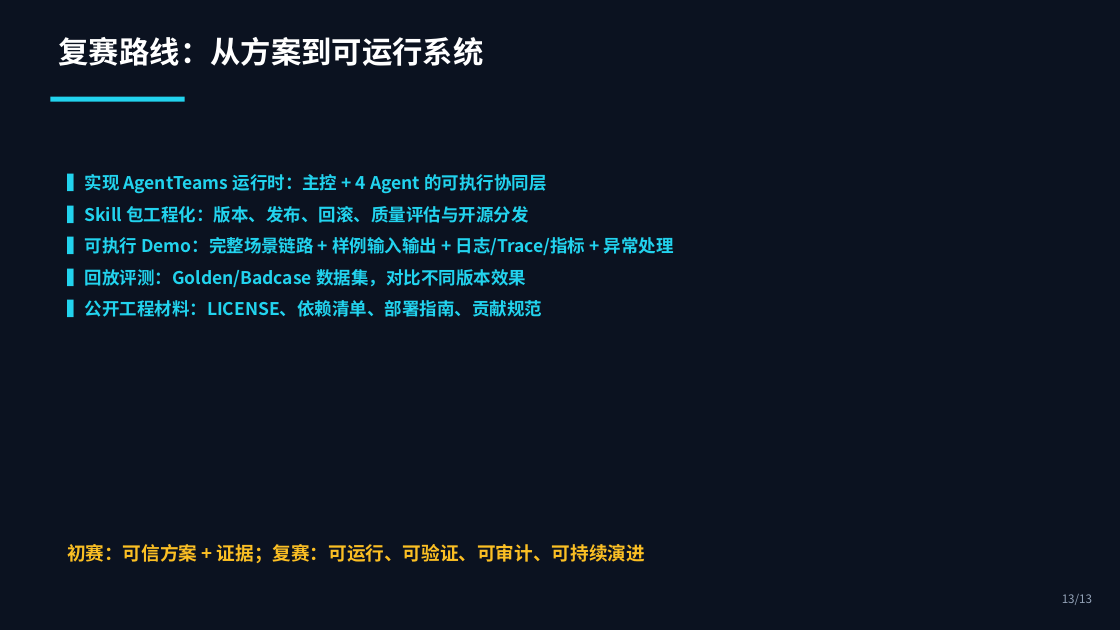
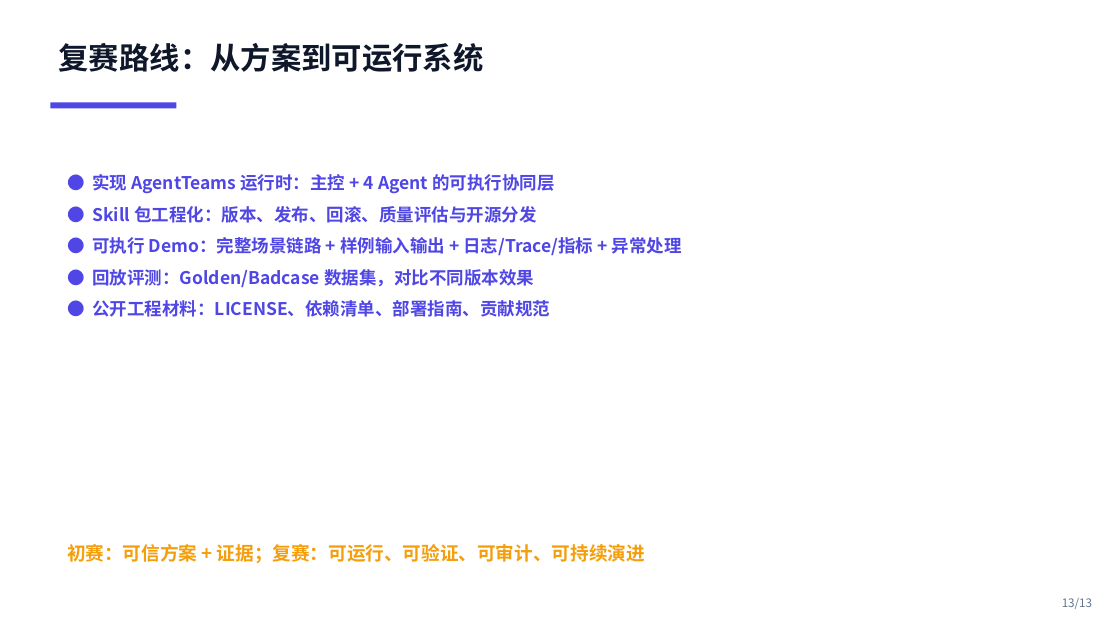
Before and after one commit to yingchao4399/resume-expert, a slide deck: slide 13 of competition/initial/01-solution-deck.pptx. Drawn at 1120x630 pixels with LibreOffice and Linux fonts; fonts in the diff are those of the drawing. Boxes give left, top, right and bottom in pixels: in the first picture for what was removed or moved away, otherwise in the second. Text is boxed around its words. In the diff, an @@ line names an element or a change of style, - is before the commit and + after.

```diff
--- a/competition/initial/01-solution-deck.pptx
+++ b/competition/initial/01-solution-deck.pptx
@@ rectangle removed at bbox=[0, 0, 1120, 630] @@
@@ text "复赛路线：从方案到可运行系统" at bbox=[59, 43, 484, 72]: text colour #FFFFFF to #0F172A @@
@@ rectangle: place and size @@
-rectangle at bbox=[50, 97, 185, 102]
+rectangle at bbox=[50, 103, 176, 108]
@@ rectangle at bbox=[50, 103, 176, 108]: fill #22D3EE to #4F46E5 @@
@@ text at bbox=[92, 174, 682, 317]: text changed; text colour #22D3EE to #4F46E5 @@
-▍实现 AgentTeams 运行时：主控 + 4 Agent 的可执行协同层
-▍Skill 包工程化：版本、发布、回滚、质量评估与开源分发
-▍可执行 Demo：完整场景链路 + 样例输入输出 + 日志/Trace/指标 + 异常处理
-▍回放评测：Golden/Badcase 数据集，对比不同版本效果
-▍公开工程材料：LICENSE、依赖清单、部署指南、贡献规范
+● 实现 AgentTeams 运行时：主控 + 4 Agent 的可执行协同层
+● Skill 包工程化：版本、发布、回滚、质量评估与开源分发
+● 可执行 Demo：完整场景链路 + 样例输入输出 + 日志/Trace/指标 + 异常处理
+● 回放评测：Golden/Badcase 数据集，对比不同版本效果
+● 公开工程材料：LICENSE、依赖清单、部署指南、贡献规范
@@ text "初赛：可信方案 + 证据；复赛：可运行、可验证、可审计、可持续演进" at bbox=[67, 544, 645, 563]: text colour #FBBF24 to #F59E0B @@
@@ text "13/13" at bbox=[1062, 598, 1092, 609]: text colour #94A3B8 to #64748B @@
```
Also in this commit, not shown: 12 other slides changed, 9 other files.
